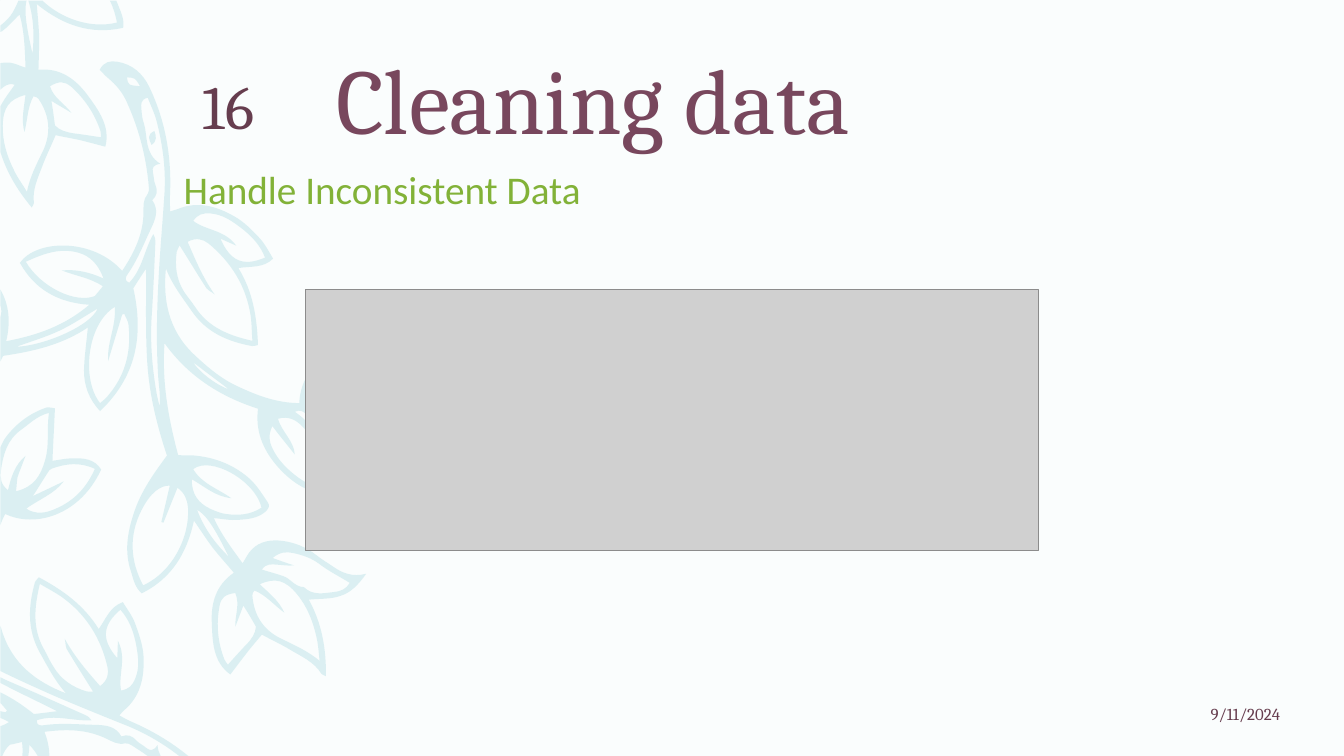
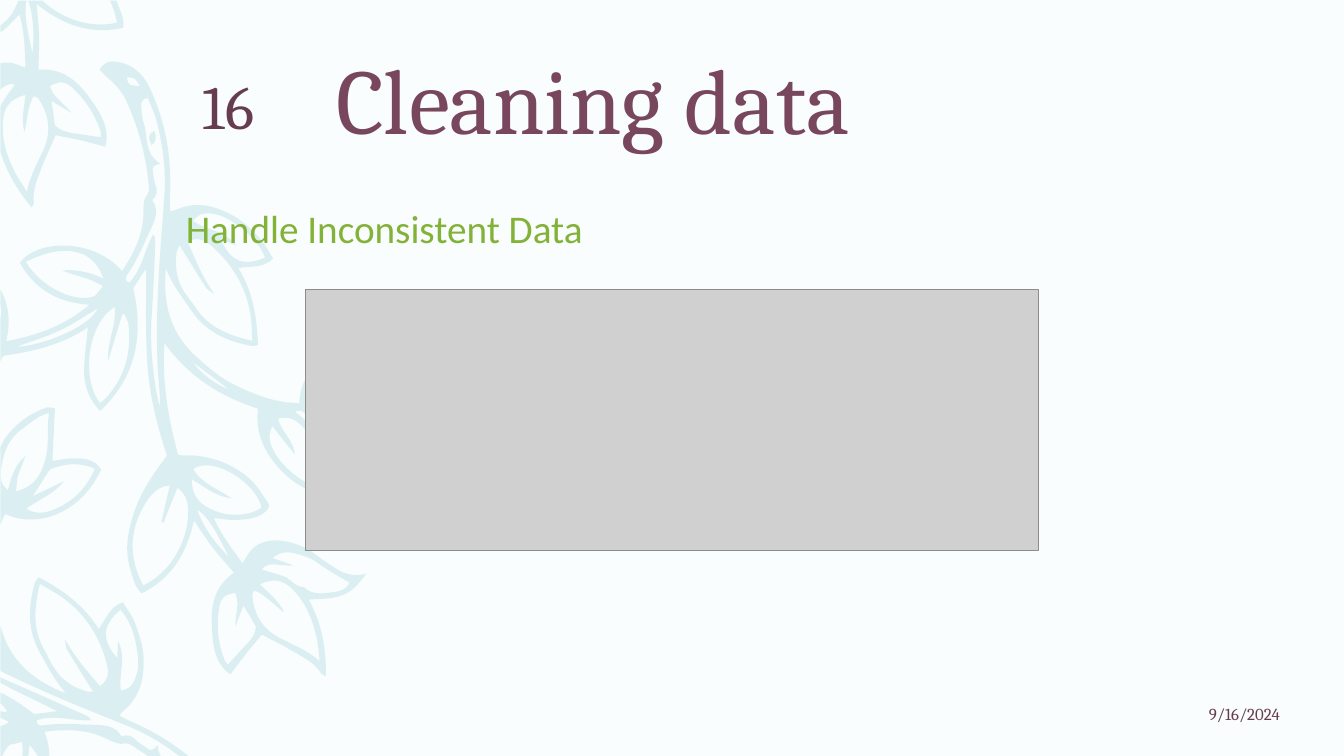
Before and after one commit to ParthiviGaikwad/Anudip, a slide deck: slide 16 of Mentor Mind/Problem Statement.pptx. Drawn at 1344x756 pixels with LibreOffice and Linux fonts; fonts in the diff are those of the drawing; grey boxes stand for pictures. Boxes give left, top, right and bottom in pixels: in the first picture for what was removed or moved away, otherwise in the second. Text is boxed around its words. In the diff, an @@ line names an element or a change of style, - is before the commit and + after.

```diff
--- a/Mentor Mind/Problem Statement.pptx
+++ b/Mentor Mind/Problem Statement.pptx
@@ text "Handle Inconsistent Data": place and size @@
-text "Handle Inconsistent Data" at bbox=[184, 176, 581, 205]
+text "Handle Inconsistent Data" at bbox=[186, 215, 583, 244]
@@ text at bbox=[1209, 708, 1280, 722]: text changed @@
-9/11/2024
+9/16/2024
```
Also in this commit, not shown: 30 other slides changed, 55 slides added, 2 slides removed.
